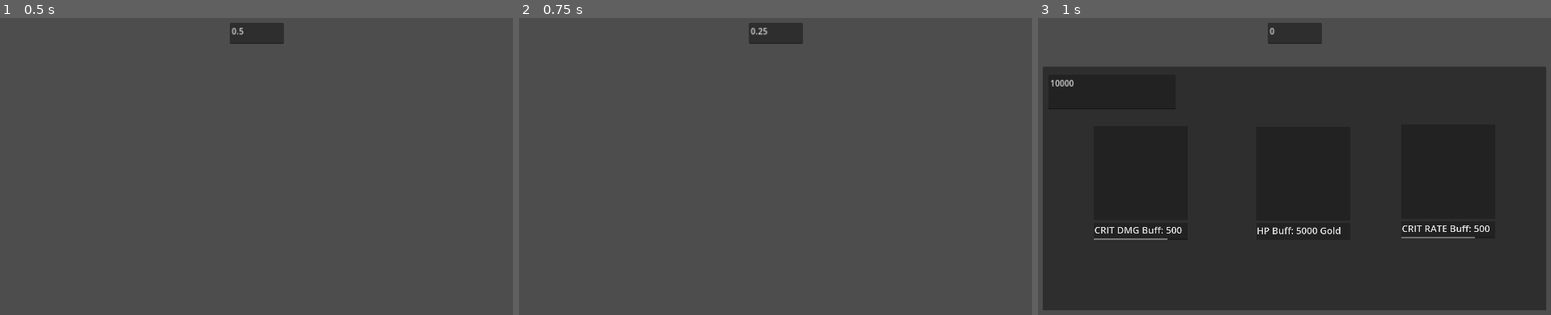
Above: before the commit, frames 1-3 (left to right).
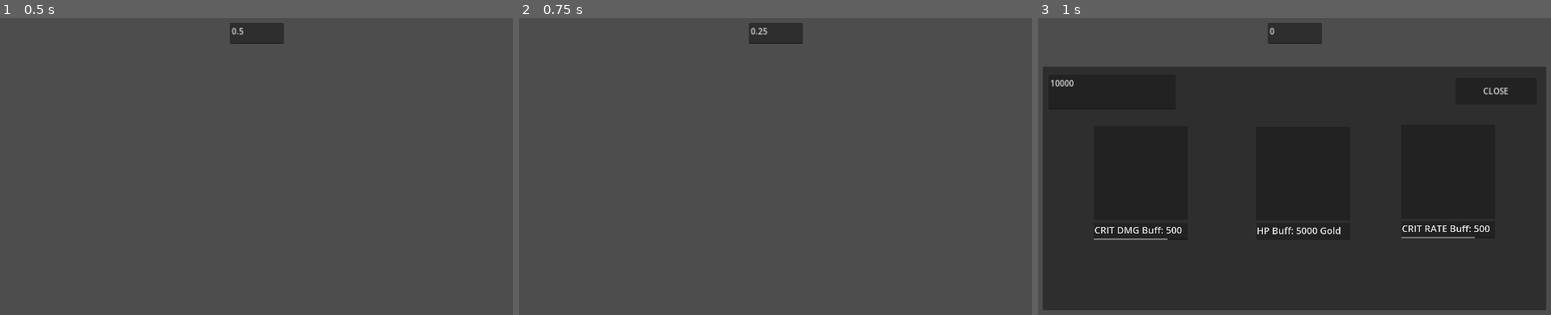
Above: after the commit, the same moments.

Repository: jatgm/TSA-2025
Game: Godot game, scene res://hello.tscn
Same seed, same stepped clock (60 frames per second), same inputs: the game is played once before the commit and once after it.
Inputs:
- Up to frame 1 (0.5 s): no input
- Up to frame 2 (0.75 s): tap Enter at 0.5 s; hold D (player_one_right) from 0.53 s (still down); tap E (interact) at 0.6 s
- Up to frame 3 (1 s): keep holding D (player_one_right)

Frames 1-2 are identical in both runs. In frame 3, less than 0.1% of the frame differs, in the area x 86-92%, y 23-26%.

Commit message:
Close Button
Added a close button to the shop menu.

Diff:
--- /dev/null
+++ b/Close.gd
@@ -0,0 +1,16 @@
+extends Button
+
+@onready var canvas_layer: CanvasLayer = $"../.."
+
+# Called when the node enters the scene tree for the first time.
+func _ready() -> void:
+	pass # Replace with function body.
+
+
+# Called every frame. 'delta' is the elapsed time since the previous frame.
+func _process(delta: float) -> void:
+	pass
+
+
+func _on_pressed() -> void:
+	canvas_layer.visible = false
--- a/hello.tscn
+++ b/hello.tscn
@@ -1,6 +1,7 @@
-[gd_scene load_steps=4 format=3 uid="uid://bkexc7cf1e333"]
+[gd_scene load_steps=5 format=3 uid="uid://bkexc7cf1e333"]
 
 [ext_resource type="Script" path="res://Gold.gd" id="1_t076w"]
+[ext_resource type="Script" path="res://Close.gd" id="3_ifev1"]
 [ext_resource type="Script" path="res://time_Left.gd" id="4_ide8g"]
 [ext_resource type="Script" path="res://Buffs.gd" id="4_sn468"]
 
@@ -92,6 +93,15 @@
 text = "5000
 "
 
+[node name="Close" type="Button" parent="CanvasLayer/Panel"]
+layout_mode = 0
+offset_left = 816.0
+offset_top = 22.0
+offset_right = 977.0
+offset_bottom = 75.0
+text = "CLOSE"
+script = ExtResource("3_ifev1")
+
 [node name="Timer" type="Timer" parent="."]
 one_shot = true
 autostart = true
@@ -120,5 +130,6 @@
 [connection signal="pressed" from="CanvasLayer/Panel/FirstItem" to="." method="_on_first_item_pressed"]
 [connection signal="pressed" from="CanvasLayer/Panel/FirstItem" to="CanvasLayer" method="_on_button_pressed"]
 [connection signal="pressed" from="CanvasLayer/Panel/FirstItem" to="CanvasLayer" method="_on_first_item_pressed"]
+[connection signal="pressed" from="CanvasLayer/Panel/Close" to="CanvasLayer/Panel/Close" method="_on_pressed"]
 [connection signal="timeout" from="Timer" to="." method="_on_timer_timeout"]
 [connection signal="timeout" from="Timer" to="CanvasLayer2/Time" method="_on_timer_timeout"]
